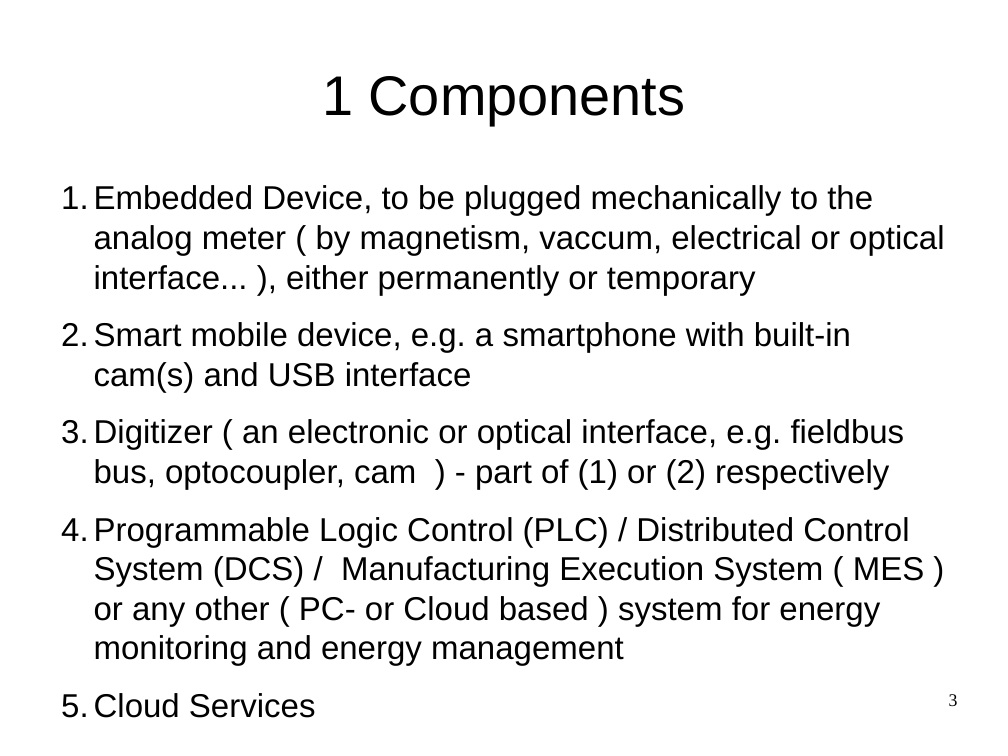
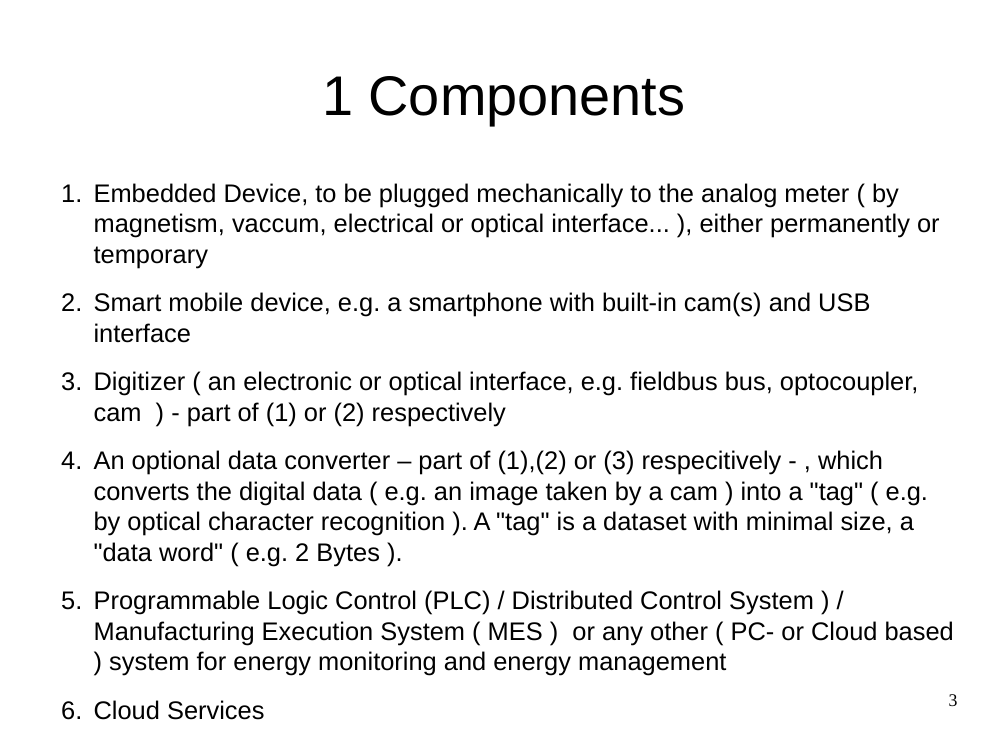
Before and after one commit to smartblitzmerker/documentation-smartblitzmerker, a slide deck: slide 3 of doc/slides/smartblitzmerker.odp. Drawn at 1008x756 pixels with LibreOffice and Linux fonts; fonts in the diff are those of the drawing. Boxes give left, top, right and bottom in pixels: in the first picture for what was removed or moved away, otherwise in the second. Text is boxed around its words. In the diff, an @@ line names an element or a change of style, - is before the commit and + after.

Commit message:
Update slides

```diff
--- a/doc/slides/smartblitzmerker.odp
+++ b/doc/slides/smartblitzmerker.odp
@@ text at (94,183,940,426): size 26 to 20 pt in "Embedded Device, to be plugged mechanically to ...", "Smart mobile device, e.g. a smartphone with ...", "Digitizer ( an electronic or optical interface, ...", "Cloud Services" @@
@@ text at (94,450,954,676): text changed; size 26 to 20 pt @@
-4. Programmable Logic Control (PLC) / Distributed Control System (DCS) / Manufacturing Execution System ( MES ) or any other ( PC- or Cloud based ) system for energy monitoring and energy management
+4. An optional data converter – part of (1),(2) or (3) respecitively - , which converts the digital data ( e.g. an image taken by a cam ) into a "tag" ( e.g. by optical character recognition ). A "tag" is a dataset with minimal size, a "data word" ( e.g. 2 Bytes ).
+5. Programmable Logic Control (PLC) / Distributed Control System ) / Manufacturing Execution System ( MES ) or any other ( PC- or Cloud based ) system for energy monitoring and energy management
```
